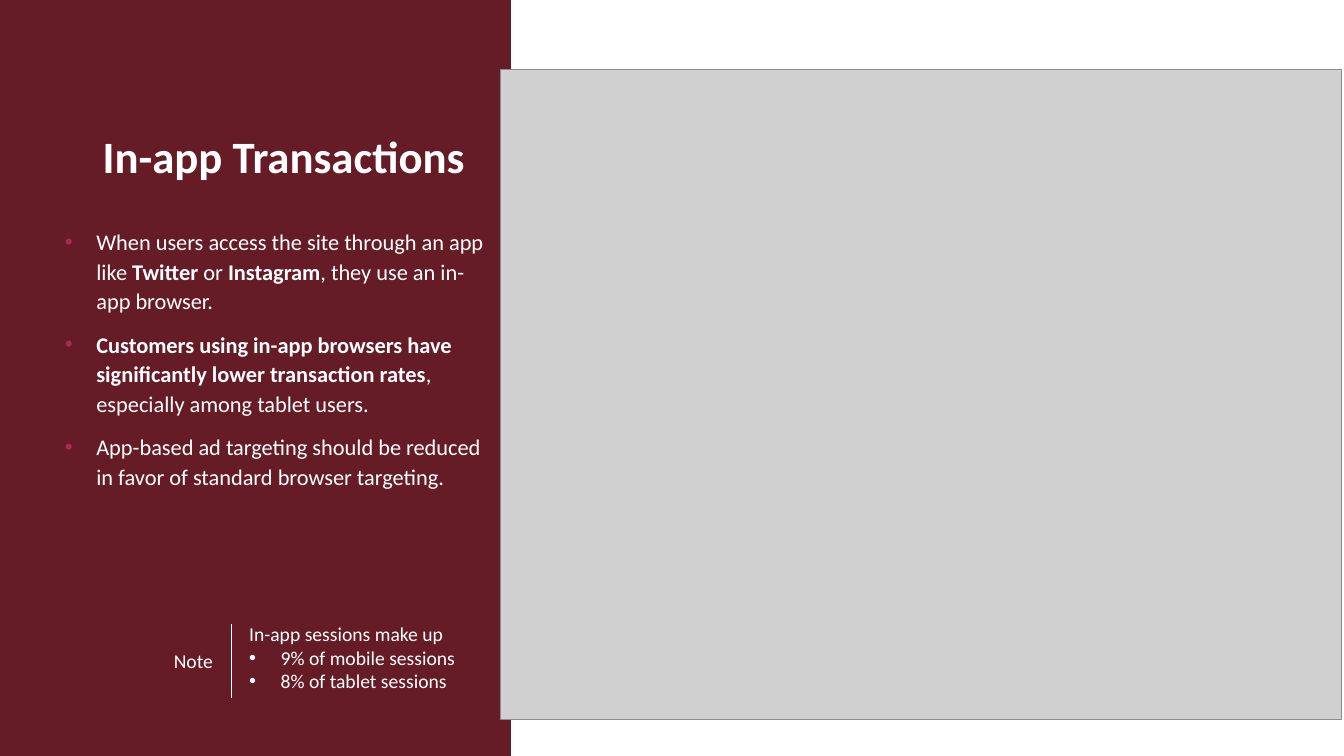
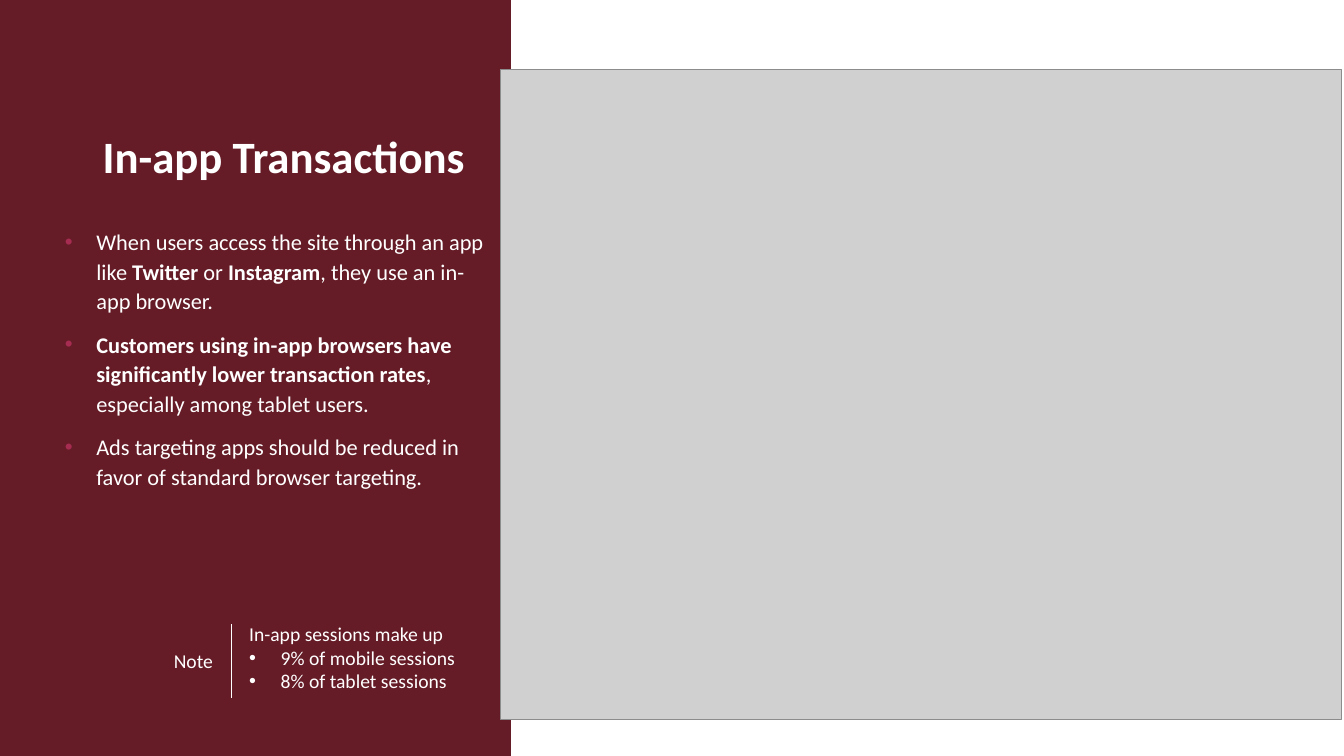
Before and after one commit to charlie-gallagher/ixis_assessment, a slide deck: slide 3 of IXIS_Assessment.pptx. Drawn at 1344x756 pixels with LibreOffice and Linux fonts; fonts in the diff are those of the drawing; grey boxes stand for pictures; background and template pictures are left out. Boxes give left, top, right and bottom in pixels: in the first picture for what was removed or moved away, otherwise in the second. Text is boxed around its words. In the diff, an @@ line names an element or a change of style, - is before the commit and + after.

Commit message:
Add PDF of presentation

```diff
--- a/IXIS_Assessment.pptx
+++ b/IXIS_Assessment.pptx
@@ text at bbox=[96, 439, 459, 489]: text changed @@
-• App-based ad targeting should be reduced in favor of standard browser targeting.
+• Ads targeting apps should be reduced in favor of standard browser targeting.
```
Also in this commit, not shown: 1 other file.
